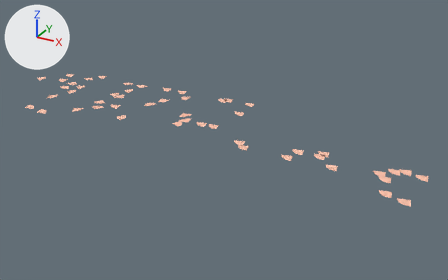
Renders of the glTF model public/models/camera.gltf from each side of a commit.
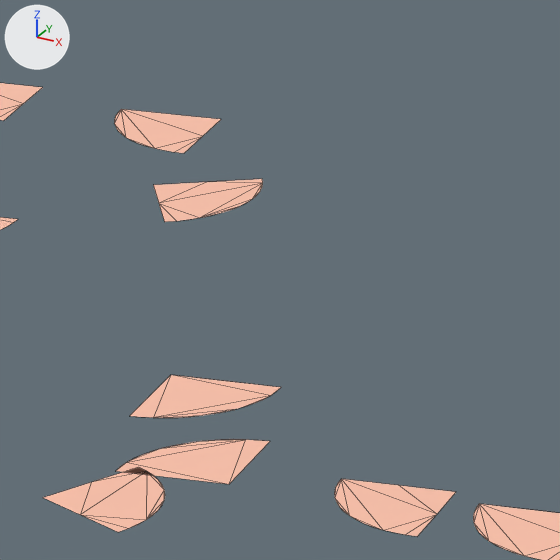
The first picture shows the older version from a camera (50 mm lens) standing at (443864.0, -200025.0, 178757.0) and looking at (239790.0, 171018.0, -6765.0). The close-ups show both versions on the part from 38% to 48% of the width and 29% to 46% of the height of that picture; other places that the commit changed are outside them. Lighting does not change. The marker at upper left points along +X, +Y and +Z. The close-ups show mesh edges as thin lines.

The scene before the commit, as lines of its bpy script (objects in view):
```python
me_object_30_mesh = bpy.data.meshes.new('object_30-Mesh')
me_object_30_mesh.from_pydata(...)  # 19 vertices, 17 faces; spans x 221737.0..230741.0, y 156885.0..164486.0, z 7000.0
me_object_30_mesh.materials.append(mat_paint)  # beige #ffc4ac
me_object_36_mesh = bpy.data.meshes.new('object_36-Mesh')
me_object_36_mesh.from_pydata(...)  # 19 vertices, 17 faces; spans x 156650.0..165655.0, y 209408.0..217009.0, z 7000.0
me_object_36_mesh.materials.append(mat_paint)  # beige #ffc4ac
me_object_4_mesh = bpy.data.meshes.new('object_4-Mesh')
me_object_4_mesh.from_pydata(...)  # 19 vertices, 17 faces; spans x 208500.0..216101.0, y 157159.0..166163.0, z 7000.0
me_object_4_mesh.materials.append(mat_paint)  # beige #ffc4ac
ob_object_30 = bpy.data.objects.new('object_30', me_object_30_mesh)
ob_object_30.location = (0.0, 0.0, 0.0)
ob_object_36 = bpy.data.objects.new('object_36', me_object_36_mesh)
ob_object_36.location = (0.0, 0.0, 0.0)
ob_object_4 = bpy.data.objects.new('object_4', me_object_4_mesh)
ob_object_4.location = (0.0, 0.0, 0.0)
# also in view: 'object_31' at (235891.0, 161259.0, 7000.0); 'object_1' at (210898.0, 153612.0, 7000.0); 'object_50' at (186024.0, 202616.0, 7000.0); 'object_5' at (206582.0, 170049.0, 7000.0); 'object_37' at (176100.0, 213484.0, 7000.0)
```
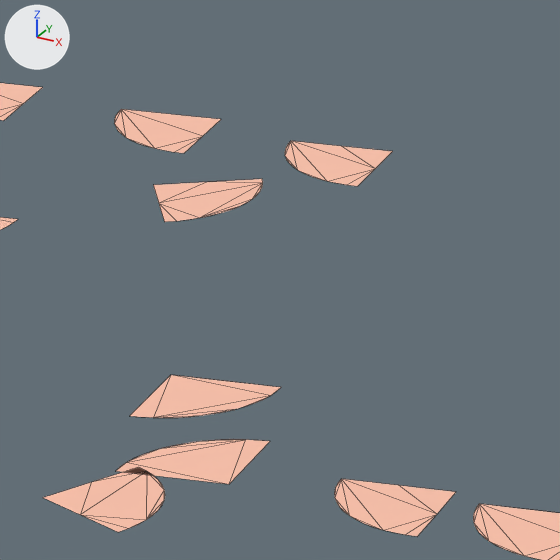
Where the change shows, as pixel boxes (x1, y1, x2, y2) in the close-ups (560 x 560 px):
'J27', added (beige)
    after: (285, 141, 393, 186)

What the commit changed:
Mesh me_j27_1 is new.
It has 19 vertices, 17 faces and spans x 185789.0..194793.0, y 209683.0..217284.0, z 7000.0.
It uses material mat_paint (beige #ffc4ac).
Object 'J27' (ob_j27) is new; it shows me_j27_1.
Its location is (0.0, 0.0, 0.0).
